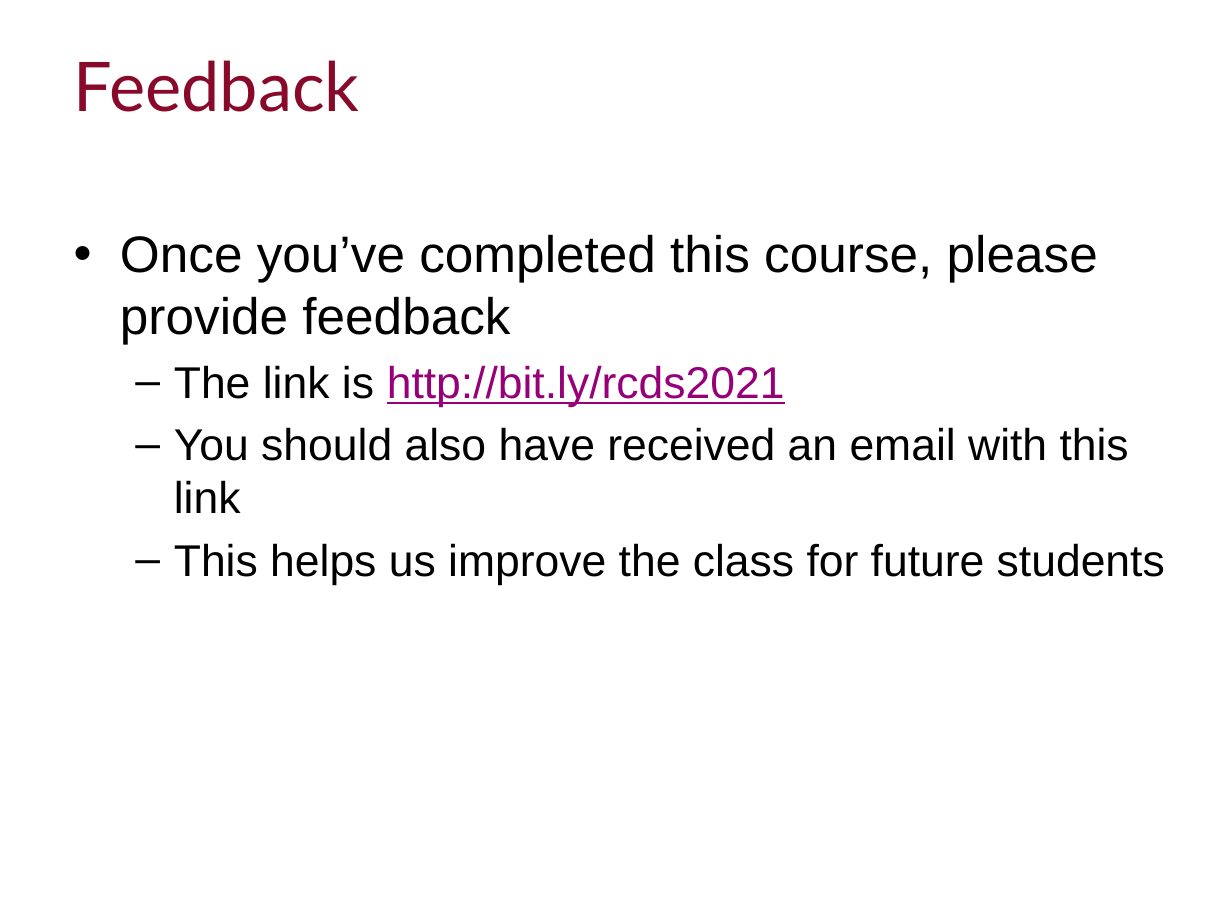
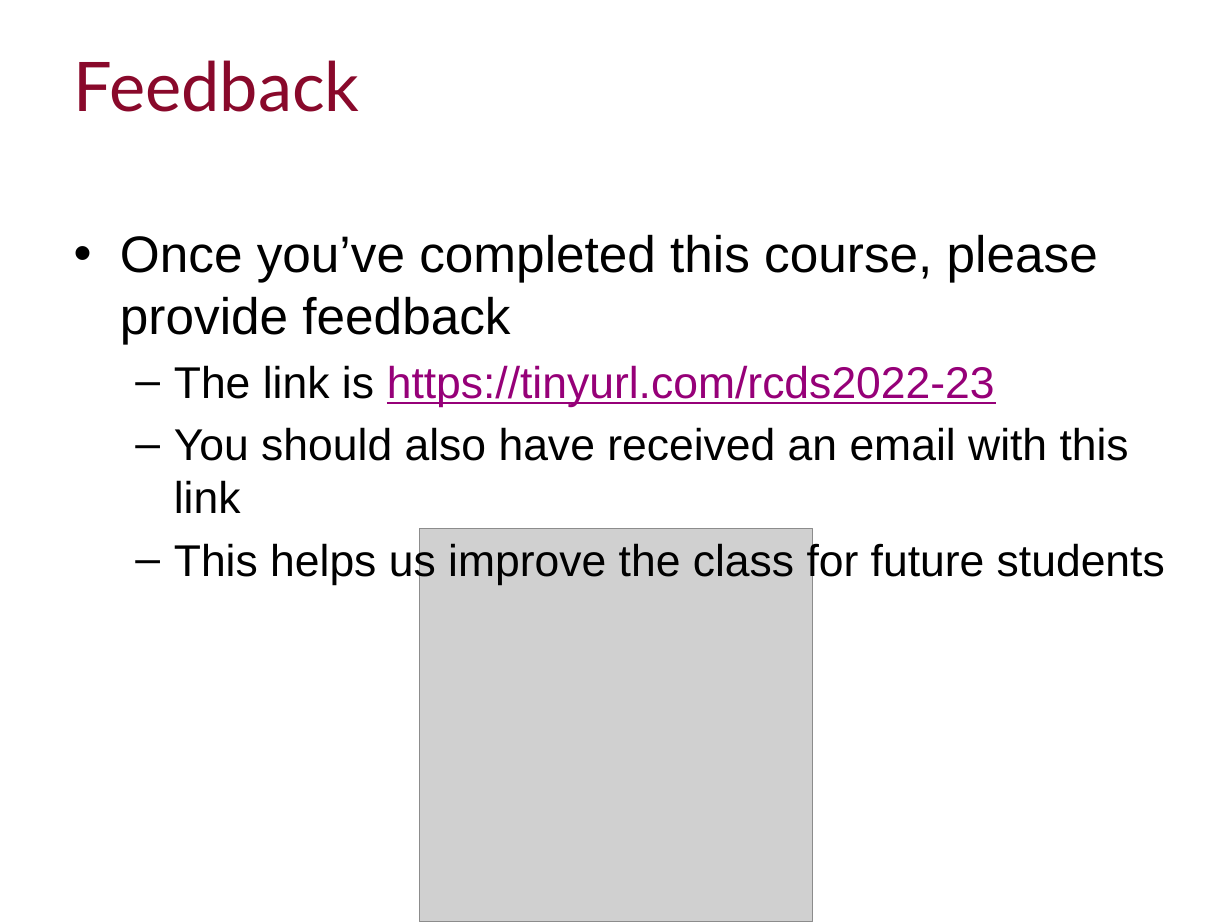
Before and after one commit to ImperialCollegeLondon/RCDS-profiling-and-optimisation-in-python, a slide deck: slide 5 of Proifling and Optimisation in Python Slides.pptx. Drawn at 1232x924 pixels with LibreOffice and Linux fonts; fonts in the diff are those of the drawing; grey boxes stand for pictures; background and template pictures are left out. Boxes give left, top, right and bottom in pixels: in the first picture for what was removed or moved away, otherwise in the second. Text is boxed around its words. In the diff, an @@ line names an element or a change of style, - is before the commit and + after.

Commit message:
Updated feedback info

```diff
--- a/Proifling and Optimisation in Python Slides.pptx
+++ b/Proifling and Optimisation in Python Slides.pptx
@@ text at <box>174,365,995,407</box>: text changed @@
-  – The link is http://bit.ly/rcds2021
+  – The link is https://tinyurl.com/rcds2022-23
@@ picture added at <box>419,529,812,922</box> @@
```
Also in this commit, not shown: 1 other slide changed.
